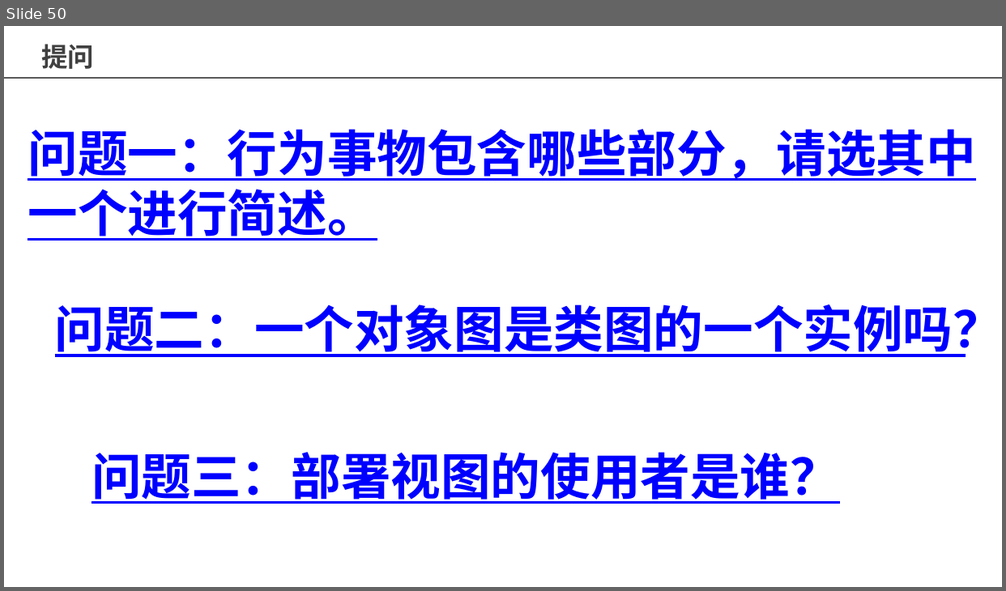
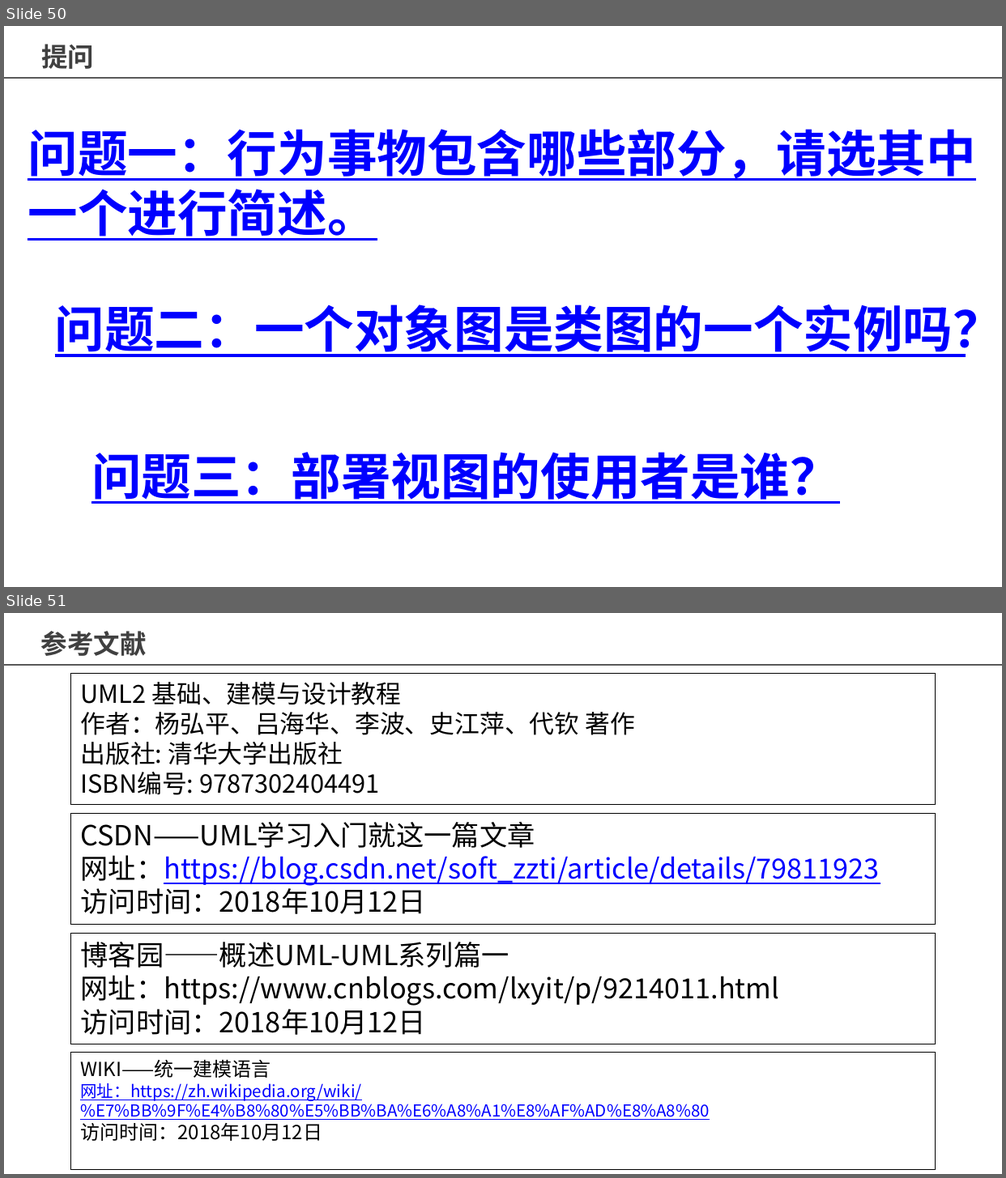
Before and after one commit to Maojiao/PRD, a slide deck: 渔乐生活/非受控文档/张嘉成/[PRD-06,31601377]翻转课堂UML概述.pptx. Shown one above the other, each under a label of ours: slide 50 before the commit, slides 50 and 51 after it. The pictures are 1006x591 and 1006x1178 pixels, drawn with LibreOffice and Linux fonts; fonts in the diff are those of the drawing; background and template pictures are left out. Boxes give left, top, right and bottom in pixels: in the first picture for what was removed or moved away, otherwise in the second. Text is boxed around its words. In the diff, an @@ line names an element or a change of style, - is before the commit and + after.

Commit message:
update_更新了翻转课堂UML概述中的文献和分工

```diff
--- a/渔乐生活/非受控文档/张嘉成/[PRD-06,31601377]翻转课堂UML概述.pptx
+++ b/渔乐生活/非受控文档/张嘉成/[PRD-06,31601377]翻转课堂UML概述.pptx
@@ slide 51 added at (4,613,1002,1174), background picture (left out) @@
@@ text added at (41,631,147,656), 19 pt, text #404040, bold @@
+参考文献
@@ line added from (4, 665) to (1002, 665), #595959 1 pt @@
@@ rectangle added at (71,674,935,805), outline #000000 0.75 pt, 18 pt, text #000000 @@
+UML2 基础、建模与设计教程
+作者：杨弘平、吕海华、李波、史江萍、代钦 著作
+出版社: 清华大学出版社
+ISBN编号: 9787302404491
@@ rectangle added at (71,814,935,924), outline #000000 0.75 pt, 20 pt, text #0000FF, underline @@
+CSDN——UML学习入门就这一篇文章
+网址：https://blog.csdn.net/soft_zzti/article/details/79811923
+访问时间：2018年10月12日
@@ rectangle added at (71,933,935,1044), outline #000000 0.75 pt, 20 pt, text #000000 @@
+博客园——概述UML-UML系列篇一
+网址：https://www.cnblogs.com/lxyit/p/9214011.html
+访问时间：2018年10月12日
@@ rectangle added at (71,1053,935,1171), outline #000000 0.75 pt, 12 pt, text #0000FF, underline @@
+WIKI——统一建模语言
+网址：https://zh.wikipedia.org/wiki/%E7%BB%9F%E4%B8%80%E5%BB%BA%E6%A8%A1%E8%AF%AD%E8%A8%80
+访问时间：2018年10月12日
```
Also in this commit, not shown: 2 slides changed.
